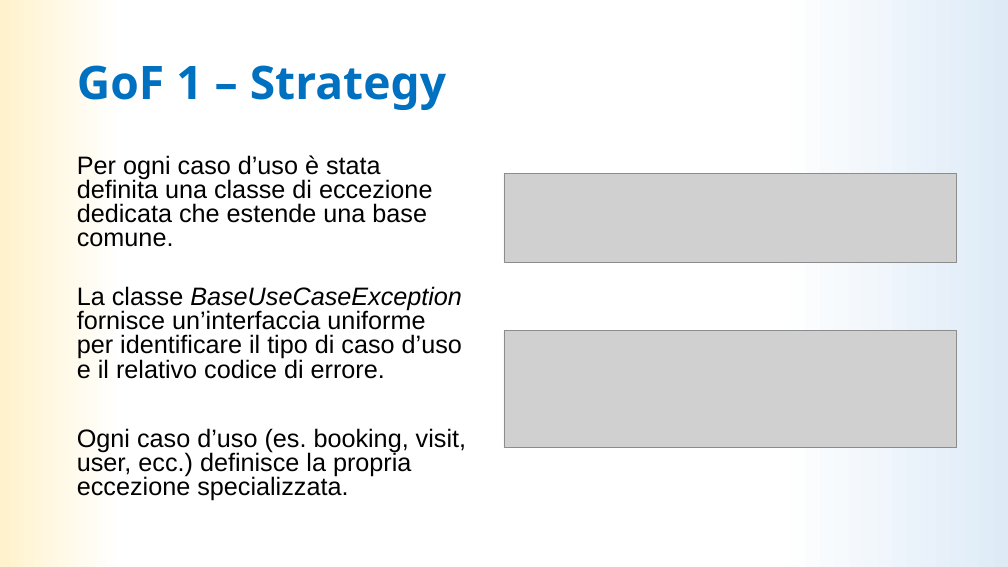
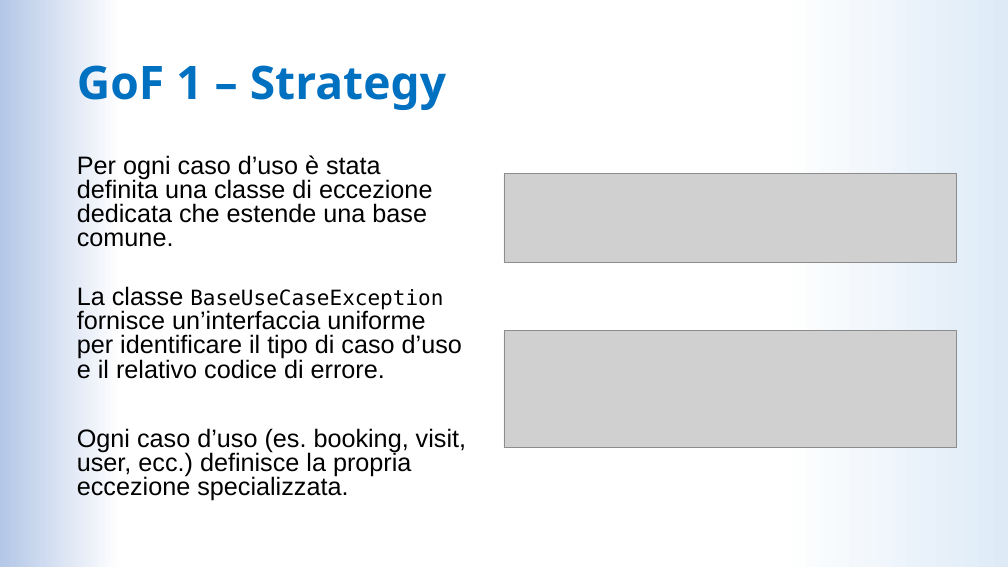
Before and after one commit to LDolzanelli/progettoIngegneria, a slide deck: slide 13 of doc/Presentazione/Presentazione_ingsw_parteB.pptx. Drawn at 1008x567 pixels with LibreOffice and Linux fonts; fonts in the diff are those of the drawing; grey boxes stand for pictures. Boxes give left, top, right and bottom in pixels: in the first picture for what was removed or moved away, otherwise in the second. Text is boxed around its words. In the diff, an @@ line names an element or a change of style, - is before the commit and + after.

```diff
--- a/doc/Presentazione/Presentazione_ingsw_parteB.pptx
+++ b/doc/Presentazione/Presentazione_ingsw_parteB.pptx
@@ background gradient #DEEBF7 to #FFFFFF to #FFF2CC to gradient #DEEBF7 to #FFFFFF to #B4C7E7 @@
@@ text at (77, 286, 462, 379): size 24 to 20 pt, font Arial to DejaVu Sans Mono, italic off in "BaseUseCaseException" @@
```
Also in this commit, not shown: 26 other slides changed, 1 slide added, 2 slides removed.
